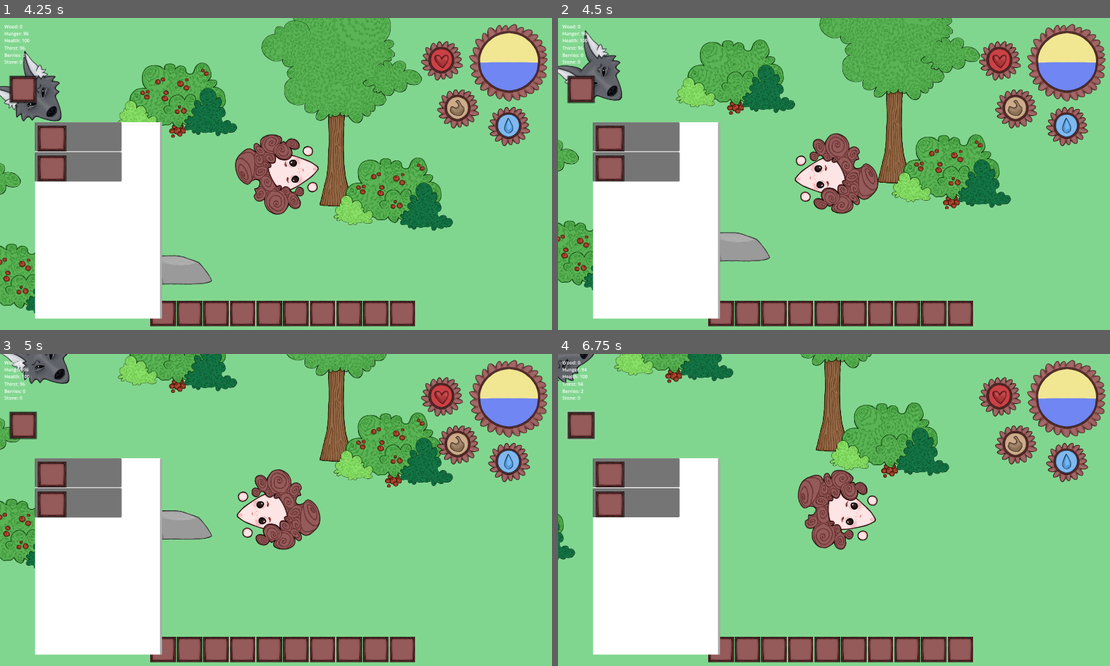
Above: before the commit, frames 1-4 (two rows, left to right).
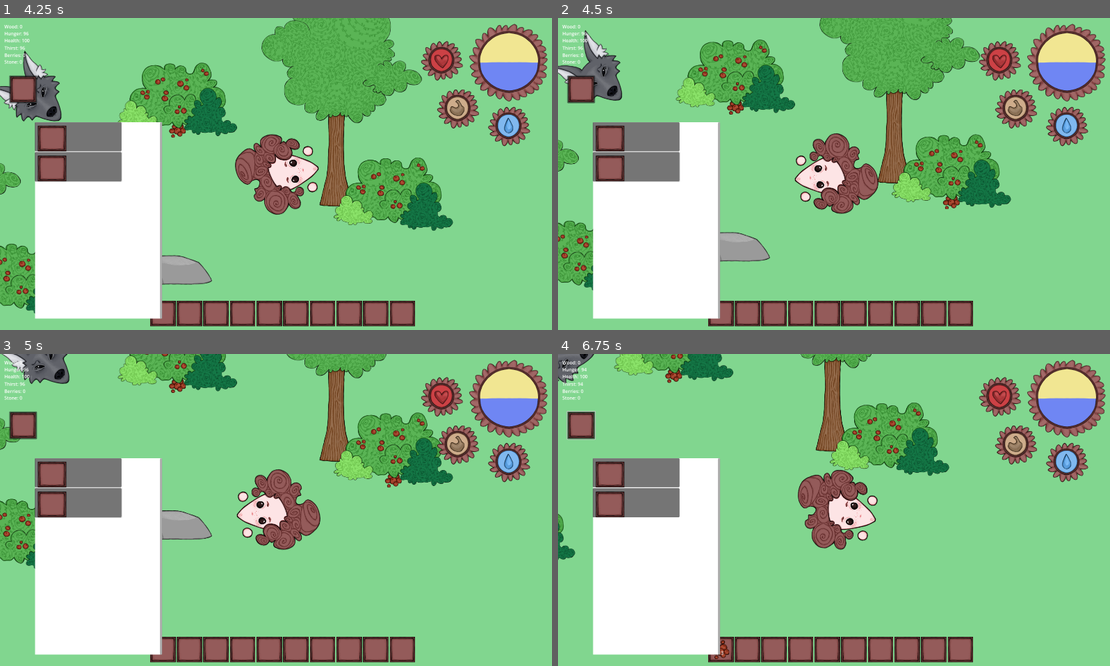
Above: after the commit, the same moments.

Repository: 7riciu/survival-game
Game: Godot game, scene res://scenes/game.tscn
Same seed, same stepped clock (60 frames per second), same inputs: the game is played once before the commit and once after it.
Inputs (mouse positions are in pixels of both pictures, inside the frame that each line leads up to):
- Up to frame 1 (4.25 s): click (22, 89) at 0.5 s; click (165, 314) at 1.27 s; click (77, 136) at 2 s; click (77, 167) at 2.77 s; tap Enter at 3.5 s; move the mouse to (397, 158) at 3.52 s; hold Right (right) from 3.53 s (still down); click (397, 158) at 3.6 s; tap E (e) at 3.8 s
- Up to frame 2 (4.5 s): move the mouse to (723, 189) at 4.27 s; release Right (right) at 4.28 s; hold Down (down) from 4.28 s (still down); tap E (e) at 4.35 s
- Up to frame 3 (5 s): keep holding Down (down); click (165, 525) at 4.55 s
- Up to frame 4 (6.75 s): move the mouse to (889, 441) at 5.02 s; release Down (down) at 5.03 s; hold Right (right) 5.03-5.78 s; click (889, 441) at 5.1 s; tap E (e) at 5.3, 5.85 s; move the mouse to (806, 572) at 5.77 s; hold Up (up) 5.78-6.53 s; click (806, 572) at 6.05 s; move the mouse to (1005, 556) at 6.52 s; hold Left (left) from 6.53 s (still down); tap Alt at 6.6 s

Frame 1 is identical in both runs. In frame 2, 0.2% of the frame differs, in the area x 25-38%, y 8-24%; in frame 3, less than 0.1%; in frame 4, 0.4%, in the area x 4-66%, y 0-98%.
Error before the commit: Invalid call. Nonexistent function 'pick_up_item' in base 'CharacterBody2D (player.gd)'. (res://scripts/berry.gd:19)

Commit message:
Added more collectables using the new script and fixed some bugs

Diff:
--- /dev/null
+++ b/items/berry.tres
@@ -0,0 +1,10 @@
+[gd_resource type="Resource" script_class="ItemData" load_steps=3 format=3 uid="uid://cfydlvcfg652u"]
+
+[ext_resource type="Texture2D" uid="uid://ceuc8b8jl0msh" path="res://assets/berry.png" id="1_0hv32"]
+[ext_resource type="Script" uid="uid://bof21d5yvrto7" path="res://items/items_data.gd" id="2_tv1d7"]
+
+[resource]
+script = ExtResource("2_tv1d7")
+id = "berry"
+display_name = "berry"
+icon = ExtResource("1_0hv32")
--- /dev/null
+++ b/items/wood.tres
@@ -0,0 +1,10 @@
+[gd_resource type="Resource" script_class="ItemData" load_steps=3 format=3 uid="uid://mob5lsnxb6ku"]
+
+[ext_resource type="Texture2D" uid="uid://hgiphjds65li" path="res://assets/wood.png" id="1_xw7br"]
+[ext_resource type="Script" uid="uid://bof21d5yvrto7" path="res://items/items_data.gd" id="2_gqln0"]
+
+[resource]
+script = ExtResource("2_gqln0")
+id = "wood"
+display_name = "wood"
+icon = ExtResource("1_xw7br")
--- a/scenes/berry.tscn
+++ b/scenes/berry.tscn
@@ -1,7 +1,8 @@
-[gd_scene load_steps=6 format=3 uid="uid://rpaxtffl7ohy"]
+[gd_scene load_steps=7 format=3 uid="uid://rpaxtffl7ohy"]
 
 [ext_resource type="Script" uid="uid://bvdqeem3huywj" path="res://scripts/berry.gd" id="1_1kxkh"]
 [ext_resource type="Texture2D" uid="uid://ceuc8b8jl0msh" path="res://assets/berry.png" id="2_1kxkh"]
+[ext_resource type="Resource" uid="uid://cfydlvcfg652u" path="res://items/berry.tres" id="2_vcmpl"]
 
 [sub_resource type="AtlasTexture" id="AtlasTexture_ivy86"]
 atlas = ExtResource("2_1kxkh")
@@ -23,8 +24,7 @@
 
 [node name="berry" type="Area2D" groups=["berry"]]
 script = ExtResource("1_1kxkh")
-item_name = "Berry"
-icon = ExtResource("2_1kxkh")
+item = ExtResource("2_vcmpl")
 
 [node name="AnimatedSprite2D" type="AnimatedSprite2D" parent="."]
 sprite_frames = SubResource("SpriteFrames_vcmpl")
--- a/scenes/ui.tscn
+++ b/scenes/ui.tscn
@@ -1,11 +1,8 @@
 [gd_scene load_steps=20 format=3 uid="uid://ddckudl6jhlc2"]
 
-[ext_resource type="Script" uid="uid://cay5uxx4kfohf" path="res://scripts/stone_ui.gd" id="1_8dubc"]
-[ext_resource type="Script" uid="uid://dbyc4oejeqqjk" path="res://scripts/wood_ui.gd" id="1_nt7q6"]
 [ext_resource type="Script" uid="uid://gwybqpokg854" path="res://scripts/health_ui.gd" id="2_x4jx1"]
 [ext_resource type="Script" uid="uid://d3degbt5mne77" path="res://scripts/hunger_ui.gd" id="3_yev5y"]
 [ext_resource type="Script" uid="uid://bu4p6m0k68h5m" path="res://scripts/thirst_ui.gd" id="4_gdt2y"]
-[ext_resource type="Script" uid="uid://x4oy4ro6bvqx" path="res://scripts/berry_ui.gd" id="5_wm3ai"]
 [ext_resource type="Script" uid="uid://bxm30oci8mlcx" path="res://scripts/axe.gd" id="7_p7vwb"]
 [ext_resource type="Script" uid="uid://cxf6rismvej6m" path="res://scripts/pickaxe.gd" id="8_ktti3"]
 [ext_resource type="Script" uid="uid://csjqh0nu6koci" path="res://scripts/sword.gd" id="9_cgfq5"]
@@ -20,6 +17,40 @@
 [ext_resource type="Texture2D" uid="uid://bere6hsd7d6mr" path="res://assets/thirst bar.png" id="17_ycmcx"]
 [ext_resource type="PackedScene" uid="uid://b0u27jjfpiqce" path="res://scenes/crafting_button.tscn" id="19_jkdwc"]
 
+[sub_resource type="GDScript" id="GDScript_f7tlh"]
+script/source = "extends Label
+
+var amount = 0
+
+func stone_count():
+	amount += 2
+	self.text = \"Stone: \" + str(amount)
+"
+
+[sub_resource type="GDScript" id="GDScript_cof4p"]
+script/source = "extends Label
+
+var amount = 0
+
+func tree_wood_count():
+	amount += 10
+	self.text = \"Wood: \" + str(amount)
+"
+
+[sub_resource type="GDScript" id="GDScript_8k7j3"]
+script/source = "extends Label
+
+var amount = 0
+
+func berry_collect():
+	amount += 1
+	self.text = \"Berries: \" + str(amount)
+
+func berry_eat():
+	amount -= 1
+	self.text = \"Berries: \" + str(amount)
+"
+
 [node name="UI" type="CanvasLayer"]
 
 [node name="stone count" type="Label" parent="." groups=["stone_ui"]]
@@ -28,7 +59,7 @@
 offset_right = 111.0
 offset_bottom = 163.0
 text = "Stone: 0"
-script = ExtResource("1_8dubc")
+script = SubResource("GDScript_f7tlh")
 
 [node name="wood count" type="Label" parent="." groups=["wood_ui"]]
 anchors_preset = -1
@@ -39,7 +70,7 @@
 offset_right = 6.6399994
 offset_bottom = 18.32
 text = "Wood: 0"
-script = ExtResource("1_nt7q6")
+script = SubResource("GDScript_cof4p")
 
 [node name="health" type="Label" parent="." groups=["health_ui"]]
 offset_left = 15.0
@@ -71,7 +102,7 @@
 offset_right = 109.0
 offset_bottom = 140.0
 text = "Berries: 0"
-script = ExtResource("5_wm3ai")
+script = SubResource("GDScript_8k7j3")
 
 [node name="axe" type="Button" parent="."]
 offset_left = 652.0
--- a/scenes/wood.tscn
+++ b/scenes/wood.tscn
@@ -1,7 +1,8 @@
-[gd_scene load_steps=6 format=3 uid="uid://csq3yprway6ph"]
+[gd_scene load_steps=7 format=3 uid="uid://csq3yprway6ph"]
 
 [ext_resource type="Script" uid="uid://cefbu06x2x7jp" path="res://wood.gd" id="1_d45ue"]
 [ext_resource type="Texture2D" uid="uid://hgiphjds65li" path="res://assets/wood.png" id="1_y25wi"]
+[ext_resource type="Resource" uid="uid://mob5lsnxb6ku" path="res://items/wood.tres" id="2_es2n6"]
 
 [sub_resource type="AtlasTexture" id="AtlasTexture_d45ue"]
 atlas = ExtResource("1_y25wi")
@@ -23,8 +24,7 @@
 
 [node name="wood" type="Area2D" groups=["wood"]]
 script = ExtResource("1_d45ue")
-item_name = "Wood"
-icon = ExtResource("1_y25wi")
+item = ExtResource("2_es2n6")
 
 [node name="AnimatedSprite2D" type="AnimatedSprite2D" parent="."]
 sprite_frames = SubResource("SpriteFrames_es2n6")
--- a/scripts/berry.gd
+++ b/scripts/berry.gd
@@ -1,20 +1,16 @@
 extends Area2D
 
-@onready var berry_ui = get_tree().get_first_node_in_group("berry_ui")
-@onready var inventory = get_tree().get_first_node_in_group("inventory")
+@onready var player = get_tree().get_first_node_in_group("player")
+@export var item: ItemData
+@export var amount := 1
 
-@export var item_name: String = ""
-@export var icon: Texture2D
-@export var is_stackable: bool = true
+func _ready():
+	body_entered.connect(_on_body_entered)
 
-var amount = 0
-func _ready() -> void:
-	add_to_group("items")
-	self.body_entered.connect(on_body_entered)
-
-func on_body_entered(body):
+func _on_body_entered(body):
 	if body.is_in_group("player"):
-		berry_ui.berry_collect()
-		amount = berry_ui.amount
-		body.pick_up_item(self)
-		queue_free()
+		if item != null:
+			inventory_data.add(item, 1)
+			queue_free()
+		else:
+			print("Warning: Pickup has no ItemData assigned!")
--- a/scripts/berry_ui.gd
+++ /dev/null
@@ -1,11 +0,0 @@
-extends Label
-
-var amount = 0
-
-func berry_collect():
-	amount += 1
-	self.text = "Berries: " + str(amount)
-
-func berry_eat():
-	amount -= 1
-	self.text = "Berries: " + str(amount)
--- a/scripts/bush.gd
+++ b/scripts/bush.gd
@@ -4,12 +4,12 @@
 @onready var berry_scene: PackedScene = preload("res://scenes/berry.tscn")
 @onready var bush_area = $Area2D
 
-var berry_on_bush = 20
+var berry_on_bush = 5
 var has_berry = true
 
 func _process(_delta: float) -> void:
 	if bush_area.can_collect_berry and berry_on_bush > 0 and Input.is_action_just_pressed("e"):
-		berry_on_bush -= 10
+		berry_on_bush -= 1
 		var berry = berry_scene.instantiate()
 		berry.global_position = self.global_position + Vector2(0, 100)
 		get_tree().current_scene.add_child(berry)
--- a/scripts/pickaxe.gd
+++ b/scripts/pickaxe.gd
@@ -2,27 +2,22 @@
 
 @onready var inventory = get_tree().get_first_node_in_group("inventory")
 @onready var player = get_tree().get_first_node_in_group("player")
-@onready var wood_ui = get_tree().get_first_node_in_group("wood_ui")
-@onready var wood = get_tree().get_first_node_in_group("wood")
-@onready var stone_ui = get_tree().get_first_node_in_group("stone_ui")
-@onready var stone = get_tree().get_first_node_in_group("stone")
+
+var wood_data = inventory_data.items.get("res://items/wood.tres", 0)
+var stone_data = inventory_data.items.get("res://items/stone.tres", 0)
 
 func _ready() -> void:
 	self.visible = false
 
 func _process(_delta: float) -> void:
-	if wood_ui.amount >= 10 and stone_ui.amount >= 10:
+	if stone_data >= 10 and wood_data >= 10:
 		self.visible = true
 	else:
 		self.visible = false
 
 func _on_pressed() -> void:
-	if wood_ui.amount >= 10 and stone_ui.amount >= 10:
-		wood_ui.amount -= 10
-		wood_ui.text = "Wood: " + str(wood_ui.amount)
-		inventory.remove_item("wood", 10)
-		stone_ui.amount -= 10
-		stone_ui.text = "Stone: " + str(stone_ui.amount)
-		inventory.remove_item("stone", 10)
+	if stone_data >= 10 and wood_data >= 10:
+		inventory_data.remove(stone_data, 10)
+		inventory_data.remove(wood_data, 10)
 		player.pickaxe_power = 20
 		print("bought")
--- a/scripts/stone_ui.gd
+++ /dev/null
@@ -1,7 +0,0 @@
-extends Label
-
-var amount = 0
-
-func stone_count():
-	amount += 2
-	self.text = "Stone: " + str(amount)
--- a/scripts/sword.gd
+++ b/scripts/sword.gd
@@ -2,27 +2,22 @@
 
 @onready var inventory = get_tree().get_first_node_in_group("inventory")
 @onready var player = get_tree().get_first_node_in_group("player")
-@onready var wood_ui = get_tree().get_first_node_in_group("wood_ui")
-@onready var wood = get_tree().get_first_node_in_group("wood")
-@onready var stone_ui = get_tree().get_first_node_in_group("stone_ui")
-@onready var stone = get_tree().get_first_node_in_group("stone")
+
+var wood_data = inventory_data.items.get("res://items/wood.tres", 0)
+var stone_data = inventory_data.items.get("res://items/stone.tres", 0)
 
 func _ready() -> void:
 	self.visible = false
 
 func _process(_delta: float) -> void:
-	if wood_ui.amount >= 10 and stone_ui.amount >= 10:
+	if stone_data >= 10 and wood_data >= 10:
 		self.visible = true
 	else:
 		self.visible = false
 
 func _on_pressed() -> void:
-	if wood_ui.amount >= 10 and stone_ui.amount >= 10:
-		wood_ui.amount -= 10
-		wood_ui.text = "Wood: " + str(wood_ui.amount)
-		inventory.remove_item("wood", 10)
-		stone_ui.amount -= 10
-		stone_ui.text = "Stone: " + str(stone_ui.amount)
-		inventory.remove_item("stone", 10)
-		player.sword_power = 50
+	if stone_data >= 10 and wood_data >= 10:
+		inventory_data.remove(stone_data, 10)
+		inventory_data.remove(wood_data, 10)
+		player.pickaxe_power = 20
 		print("bought")
--- a/scripts/tree.gd
+++ b/scripts/tree.gd
@@ -1,13 +1,13 @@
 extends CharacterBody2D
 
 @onready var player = get_tree().get_first_node_in_group("player")
-@onready var wood_ui = get_tree().get_first_node_in_group("wood_ui")
 @onready var wood_scene: PackedScene = preload("res://scenes/wood.tscn")
 @onready var tree_area = $Area2D
-@onready var tree_health = 100
+
+var tree_health = 100
 
 func _process(_delta: float) -> void:
-	if tree_area.can_hit and tree_health > 0 and Input.is_action_just_pressed("click"):
+	if tree_area.can_hit and tree_health > 0 and Input.is_action_just_pressed("e"):
 		tree_health -= player.axe_power
 	elif tree_health <= 0:
 		var wood = wood_scene.instantiate()
--- a/scripts/wood_ui.gd
+++ /dev/null
@@ -1,7 +0,0 @@
-extends Label
-
-var amount = 0
-
-func tree_wood_count():
-	amount += 10
-	self.text = "Wood: " + str(amount)
--- a/wood.gd
+++ b/wood.gd
@@ -1,20 +1,16 @@
 extends Area2D
 
-@onready var wood_ui = get_tree().get_first_node_in_group("wood_ui")
+@onready var player = get_tree().get_first_node_in_group("player")
+@export var item: ItemData
+@export var amount := 1
 
-@export var item_name: String = ""
-@export var icon: Texture2D
-@export var is_stackable: bool = true
+func _ready():
+	body_entered.connect(_on_body_entered)
 
-var amount = 0
-
-func _ready() -> void:
-	add_to_group("items")
-	self.body_entered.connect(on_body_entered)
-
-func on_body_entered(body):
+func _on_body_entered(body):
 	if body.is_in_group("player"):
-		wood_ui.tree_wood_count()
-		amount = wood_ui.amount
-		body.pick_up_item(self)
-		queue_free()
+		if item != null:
+			inventory_data.add(item, 10)
+			queue_free()
+		else:
+			print("Warning: Pickup has no ItemData assigned!")
Not shown, removed: scripts/berry_ui.gd.uid
Not shown, removed: scripts/stone_ui.gd.uid
Not shown, removed: scripts/wood_ui.gd.uid
